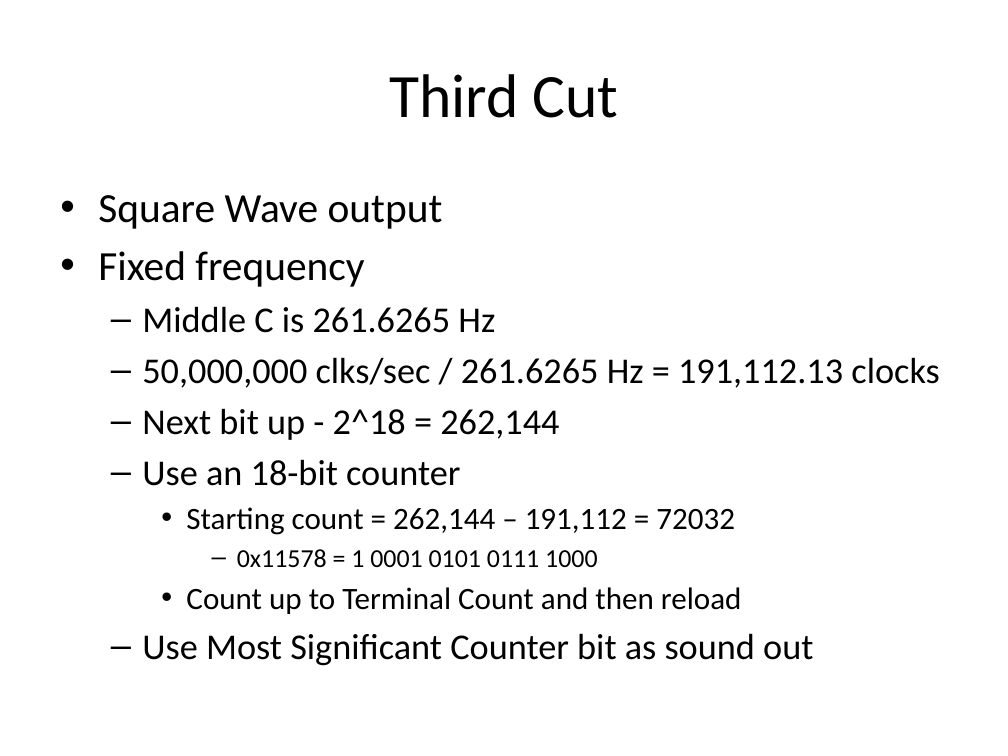
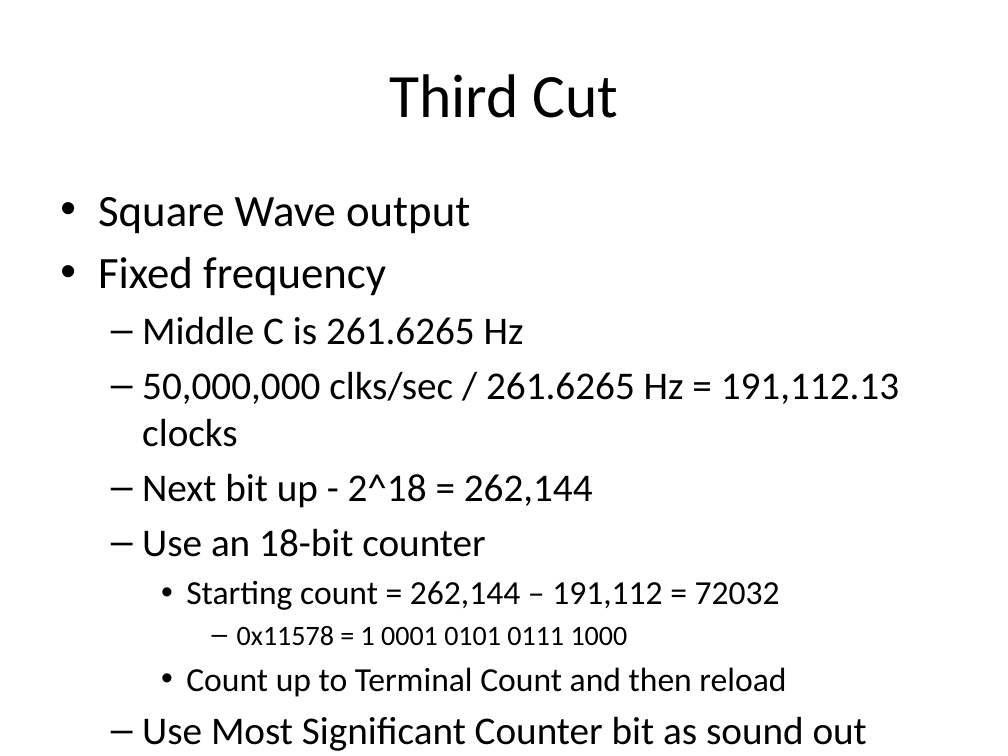
Before and after one commit to douggilliland/MultiComp, a slide deck: slide 17 of MultiComp (VHDL Template)/Components/SoundGen/Documentation/Sound Generator.pptx (slide 8 before the commit). Drawn at 1008x756 pixels with LibreOffice and Linux fonts; fonts in the diff are those of the drawing. Boxes give left, top, right and bottom in pixels: in the first picture for what was removed or moved away, otherwise in the second. Text is boxed around its words. In the diff, an @@ line names an element or a change of style, - is before the commit and + after.

Commit message:
Sound cut 2 done

```diff
--- a/MultiComp (VHDL Template)/Components/SoundGen/Documentation/Sound Generator.pptx
+++ b/MultiComp (VHDL Template)/Components/SoundGen/Documentation/Sound Generator.pptx
@@ text "Square Wave output" at [98, 197, 899, 751]: size 29.6 to 32 pt in "Square Wave output", "Fixed frequency"; size 25.9 to 28 pt in "Middle C is 261.6265 Hz", "50,000,000 clks/sec / 261.6265 Hz = 191,112.13 ...", "Next bit up - 2^18 = 262,144", "Use an 18-bit counter" and 1 more places; size 22.2 to 24 pt in "Starting count = 262,144 – 191,112 = ...", "Count up to Terminal Count and then ..."; size 18.5 to 20 pt in "0x11578 = 1 0001 0101 0111 1000"; indent changed @@
```
Also in this commit, not shown: 20 other slides changed, 9 slides added, 39 other files.
